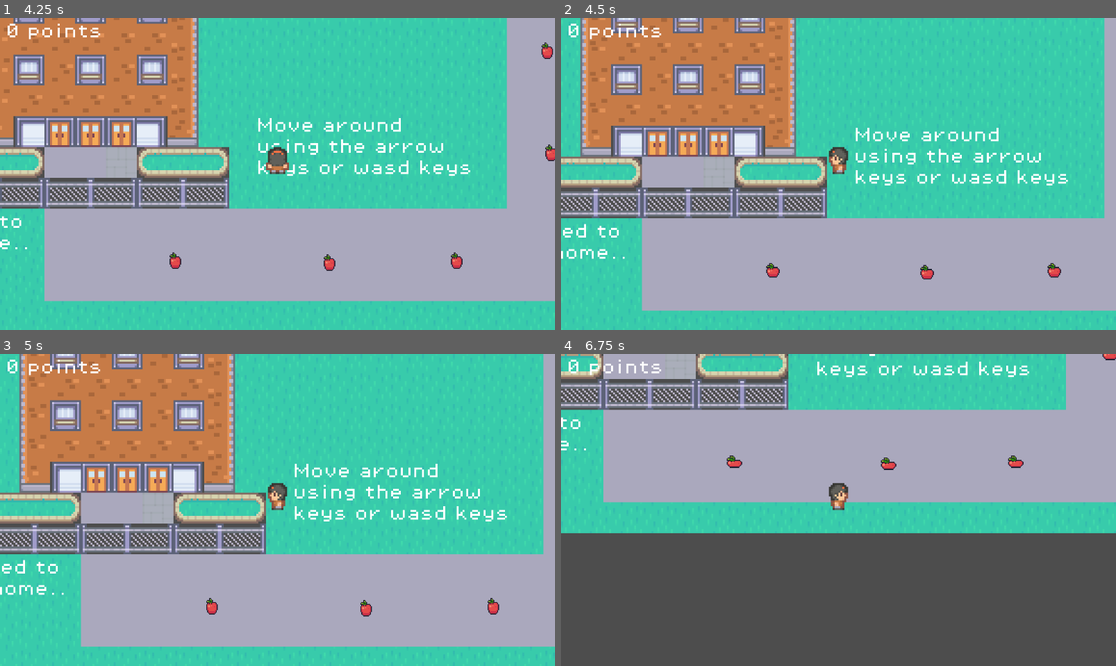
Above: before the commit, frames 1-4 (two rows, left to right).
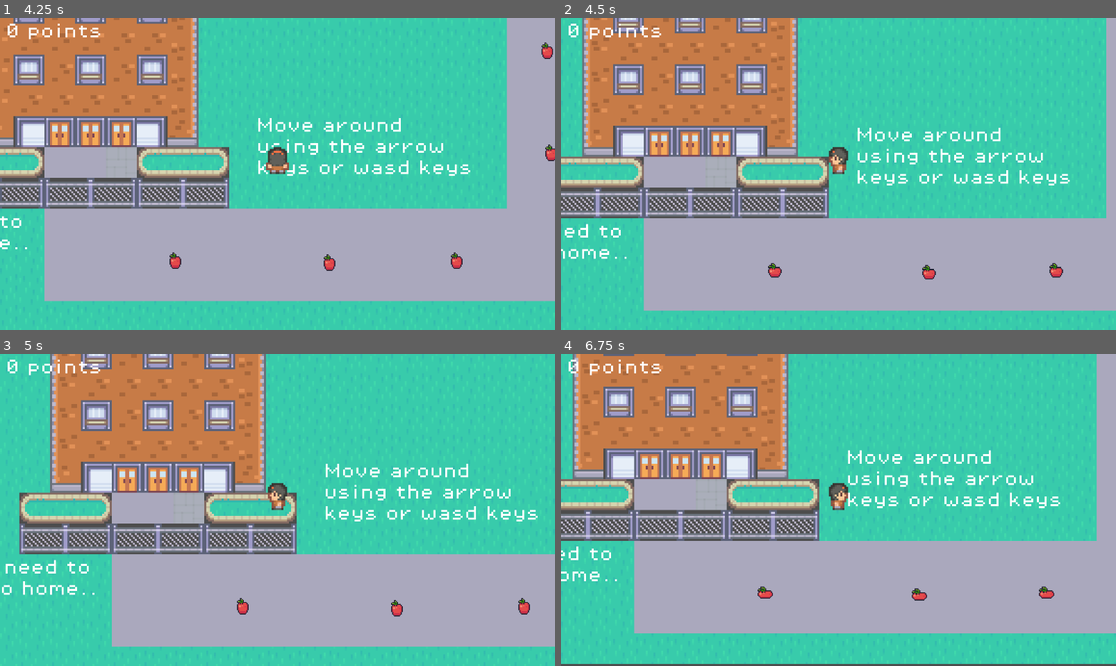
Above: after the commit, the same moments.

Repository: sapatel8/CitySafetyGame
Game: Godot game, scene res://scenes/control.tscn
Same seed, same stepped clock (60 frames per second), same inputs: the game is played once before the commit and once after it.
Inputs:
- Up to frame 1 (4.25 s): click "Start" at 0.5 s; hold D (walking_right) 1.28-2.03 s; hold S (walking_down) 2.03-2.78 s; hold D (walking_right) 2.78-3.53 s; hold W (walking_up) from 3.53 s (still down)
- Up to frame 2 (4.5 s): release W (walking_up) at 4.28 s; hold A (walking_left) from 4.28 s (still down)
- Up to frame 3 (5 s): keep holding A (walking_left)
- Up to frame 4 (6.75 s): release A (walking_left) at 5.78 s; hold S (walking_down) 5.78-6.53 s; hold D (walking_right) from 6.53 s (still down)

Frame 1 is identical in both runs. In frame 2, 8.7% of the frame differs, in the area x 0-99%, y 0-94%; in frame 3, 23%; in frame 4, 81%, in the area x 0-100%, y 0-100%.
Error before the commit: Invalid call. Nonexistent function 'bump_back' in base 'TileMapLayer'. (res://scripts/world_boundary.gd:4)

Commit message:
Revert "syncing tiles"
This reverts commit 8847a1a29c577fb2b7c130c49934ed0eb909695f.

Diff:
--- a/city-safety-game/scenes/endScreen.tscn
+++ b/city-safety-game/scenes/endScreen.tscn
@@ -34,7 +34,6 @@
 offset_bottom = 288.0
 
 [node name="Label" type="Label" parent="."]
-layout_mode = 0
 offset_left = 216.0
 offset_top = 176.0
 offset_right = 944.0
--- a/city-safety-game/scenes/level2.tscn
+++ b/city-safety-game/scenes/level2.tscn
@@ -1233,21 +1233,6 @@
 [sub_resource type="RectangleShape2D" id="RectangleShape2D_ve5ok"]
 size = Vector2(147, 52)
 
-[sub_resource type="Animation" id="Animation_ve5ok"]
-length = 0.001
-tracks/0/type = "value"
-tracks/0/imported = false
-tracks/0/enabled = true
-tracks/0/path = NodePath(".:position")
-tracks/0/interp = 1
-tracks/0/loop_wrap = true
-tracks/0/keys = {
-"times": PackedFloat32Array(0),
-"transitions": PackedFloat32Array(1),
-"update": 0,
-"values": [Vector2(123, -213)]
-}
-
 [sub_resource type="Animation" id="Animation_56gwk"]
 resource_name = "driving"
 length = 3.0
@@ -1265,13 +1250,7 @@
 "values": [Vector2(123, -213), Vector2(123, -20), Vector2(123, -20), Vector2(123, 64)]
 }
 
-[sub_resource type="AnimationLibrary" id="AnimationLibrary_cleqw"]
-_data = {
-&"RESET": SubResource("Animation_ve5ok"),
-&"driving": SubResource("Animation_56gwk")
-}
-
-[sub_resource type="Animation" id="Animation_g8vcy"]
+[sub_resource type="Animation" id="Animation_ve5ok"]
 length = 0.001
 tracks/0/type = "value"
 tracks/0/imported = false
@@ -1283,7 +1262,13 @@
 "times": PackedFloat32Array(0),
 "transitions": PackedFloat32Array(1),
 "update": 0,
-"values": [Vector2(393, -100)]
+"values": [Vector2(123, -213)]
+}
+
+[sub_resource type="AnimationLibrary" id="AnimationLibrary_cleqw"]
+_data = {
+&"RESET": SubResource("Animation_ve5ok"),
+&"driving": SubResource("Animation_56gwk")
 }
 
 [sub_resource type="Animation" id="Animation_wvb8j"]
@@ -1303,6 +1288,21 @@
 "values": [Vector2(393, -100), Vector2(300, -100), Vector2(300, -100), Vector2(150, -101), Vector2(148, -213)]
 }
 
+[sub_resource type="Animation" id="Animation_g8vcy"]
+length = 0.001
+tracks/0/type = "value"
+tracks/0/imported = false
+tracks/0/enabled = true
+tracks/0/path = NodePath(".:position")
+tracks/0/interp = 1
+tracks/0/loop_wrap = true
+tracks/0/keys = {
+"times": PackedFloat32Array(0),
+"transitions": PackedFloat32Array(1),
+"update": 0,
+"values": [Vector2(393, -100)]
+}
+
 [sub_resource type="AnimationLibrary" id="AnimationLibrary_cqal4"]
 _data = {
 &"RESET": SubResource("Animation_g8vcy"),
--- a/city-safety-game/scenes/level3.tscn
+++ b/city-safety-game/scenes/level3.tscn
@@ -10,23 +10,8 @@
 [ext_resource type="PackedScene" uid="uid://s8xoekb1nana" path="res://scenes/green_car.tscn" id="8_6qt4k"]
 [ext_resource type="PackedScene" uid="uid://bn2eqr1keuk47" path="res://scenes/red_car.tscn" id="9_fh4ka"]
 [ext_resource type="PackedScene" uid="uid://caj7l4y6i8baw" path="res://scenes/yellow_car.tscn" id="10_qewby"]
-[ext_resource type="PackedScene" path="res://scenes/world_boundary.tscn" id="11_fh4ka"]
+[ext_resource type="PackedScene" uid="uid://lis4noq0aeip" path="res://scenes/world_boundary.tscn" id="11_fh4ka"]
 [ext_resource type="PackedScene" uid="uid://d4xassdeglhd" path="res://scenes/killzone.tscn" id="12_qewby"]
-
-[sub_resource type="Animation" id="Animation_fh4ka"]
-length = 0.001
-tracks/0/type = "value"
-tracks/0/imported = false
-tracks/0/enabled = true
-tracks/0/path = NodePath(".:position")
-tracks/0/interp = 1
-tracks/0/loop_wrap = true
-tracks/0/keys = {
-"times": PackedFloat32Array(0),
-"transitions": PackedFloat32Array(1),
-"update": 0,
-"values": [Vector2(579, -260)]
-}
 
 [sub_resource type="Animation" id="Animation_6qt4k"]
 resource_name = "driving"
@@ -45,13 +30,7 @@
 "values": [Vector2(579, -260), Vector2(580, -135), Vector2(333, -133), Vector2(334, 57), Vector2(146, 57), Vector2(145, -258)]
 }
 
-[sub_resource type="AnimationLibrary" id="AnimationLibrary_qewby"]
-_data = {
-&"RESET": SubResource("Animation_fh4ka"),
-&"driving": SubResource("Animation_6qt4k")
-}
-
-[sub_resource type="Animation" id="Animation_a114e"]
+[sub_resource type="Animation" id="Animation_fh4ka"]
 length = 0.001
 tracks/0/type = "value"
 tracks/0/imported = false
@@ -63,7 +42,13 @@
 "times": PackedFloat32Array(0),
 "transitions": PackedFloat32Array(1),
 "update": 0,
-"values": [Vector2(722, 55)]
+"values": [Vector2(579, -260)]
+}
+
+[sub_resource type="AnimationLibrary" id="AnimationLibrary_qewby"]
+_data = {
+&"RESET": SubResource("Animation_fh4ka"),
+&"driving": SubResource("Animation_6qt4k")
 }
 
 [sub_resource type="Animation" id="Animation_e40mx"]
@@ -83,13 +68,7 @@
 "values": [Vector2(722, 55), Vector2(355, 54), Vector2(355, -112), Vector2(553, -113), Vector2(554, -259)]
 }
 
-[sub_resource type="AnimationLibrary" id="AnimationLibrary_y1e0c"]
-_data = {
-&"RESET": SubResource("Animation_a114e"),
-&"driving": SubResource("Animation_e40mx")
-}
-
-[sub_resource type="Animation" id="Animation_got4s"]
+[sub_resource type="Animation" id="Animation_a114e"]
 length = 0.001
 tracks/0/type = "value"
 tracks/0/imported = false
@@ -101,7 +80,13 @@
 "times": PackedFloat32Array(0),
 "transitions": PackedFloat32Array(1),
 "update": 0,
-"values": [Vector2(-100, 82)]
+"values": [Vector2(722, 55)]
+}
+
+[sub_resource type="AnimationLibrary" id="AnimationLibrary_y1e0c"]
+_data = {
+&"RESET": SubResource("Animation_a114e"),
+&"driving": SubResource("Animation_e40mx")
 }
 
 [sub_resource type="Animation" id="Animation_bradm"]
@@ -119,6 +104,21 @@
 "transitions": PackedFloat32Array(1, 1, 1, 1),
 "update": 0,
 "values": [Vector2(-100, 82), Vector2(151, 86), Vector2(152, -133), Vector2(-98, -130)]
+}
+
+[sub_resource type="Animation" id="Animation_got4s"]
+length = 0.001
+tracks/0/type = "value"
+tracks/0/imported = false
+tracks/0/enabled = true
+tracks/0/path = NodePath(".:position")
+tracks/0/interp = 1
+tracks/0/loop_wrap = true
+tracks/0/keys = {
+"times": PackedFloat32Array(0),
+"transitions": PackedFloat32Array(1),
+"update": 0,
+"values": [Vector2(-100, 82)]
 }
 
 [sub_resource type="AnimationLibrary" id="AnimationLibrary_e40mx"]
--- a/city-safety-game/scenes/level4.tscn
+++ b/city-safety-game/scenes/level4.tscn
@@ -1241,21 +1241,6 @@
 [sub_resource type="RectangleShape2D" id="RectangleShape2D_2vnbt"]
 size = Vector2(65.5, 662.5)
 
-[sub_resource type="Animation" id="Animation_ivevn"]
-length = 0.001
-tracks/0/type = "value"
-tracks/0/imported = false
-tracks/0/enabled = true
-tracks/0/path = NodePath(".:position")
-tracks/0/interp = 1
-tracks/0/loop_wrap = true
-tracks/0/keys = {
-"times": PackedFloat32Array(0),
-"transitions": PackedFloat32Array(1),
-"update": 0,
-"values": [Vector2(724, 60)]
-}
-
 [sub_resource type="Animation" id="Animation_ekyvo"]
 resource_name = "driving"
 length = 3.0
@@ -1273,13 +1258,7 @@
 "values": [Vector2(724, 60), Vector2(-81, 60)]
 }
 
-[sub_resource type="AnimationLibrary" id="AnimationLibrary_j8vkp"]
-_data = {
-&"RESET": SubResource("Animation_ivevn"),
-&"driving": SubResource("Animation_ekyvo")
-}
-
-[sub_resource type="Animation" id="Animation_cev7d"]
+[sub_resource type="Animation" id="Animation_ivevn"]
 length = 0.001
 tracks/0/type = "value"
 tracks/0/imported = false
@@ -1291,7 +1270,13 @@
 "times": PackedFloat32Array(0),
 "transitions": PackedFloat32Array(1),
 "update": 0,
-"values": [Vector2(-81, 162)]
+"values": [Vector2(724, 60)]
+}
+
+[sub_resource type="AnimationLibrary" id="AnimationLibrary_j8vkp"]
+_data = {
+&"RESET": SubResource("Animation_ivevn"),
+&"driving": SubResource("Animation_ekyvo")
 }
 
 [sub_resource type="Animation" id="Animation_oykdx"]
@@ -1311,13 +1296,7 @@
 "values": [Vector2(-81, 162), Vector2(200, 162), Vector2(200, 82), Vector2(569, 84), Vector2(569, 162), Vector2(721, 163)]
 }
 
-[sub_resource type="AnimationLibrary" id="AnimationLibrary_xtaj5"]
-_data = {
-&"RESET": SubResource("Animation_cev7d"),
-&"driving": SubResource("Animation_oykdx")
-}
-
-[sub_resource type="Animation" id="Animation_la4bi"]
+[sub_resource type="Animation" id="Animation_cev7d"]
 length = 0.001
 tracks/0/type = "value"
 tracks/0/imported = false
@@ -1329,7 +1308,13 @@
 "times": PackedFloat32Array(0),
 "transitions": PackedFloat32Array(1),
 "update": 0,
-"values": [Vector2(385, 321)]
+"values": [Vector2(-81, 162)]
+}
+
+[sub_resource type="AnimationLibrary" id="AnimationLibrary_xtaj5"]
+_data = {
+&"RESET": SubResource("Animation_cev7d"),
+&"driving": SubResource("Animation_oykdx")
 }
 
 [sub_resource type="Animation" id="Animation_m8ews"]
@@ -1349,13 +1334,7 @@
 "values": [Vector2(385, 321), Vector2(385, 306), Vector2(561, 306), Vector2(562, 136), Vector2(173, 136), Vector2(173, 321)]
 }
 
-[sub_resource type="AnimationLibrary" id="AnimationLibrary_o7eol"]
-_data = {
-&"RESET": SubResource("Animation_la4bi"),
-&"driving": SubResource("Animation_m8ews")
-}
-
-[sub_resource type="Animation" id="Animation_ih1td"]
+[sub_resource type="Animation" id="Animation_la4bi"]
 length = 0.001
 tracks/0/type = "value"
 tracks/0/imported = false
@@ -1367,7 +1346,13 @@
 "times": PackedFloat32Array(0),
 "transitions": PackedFloat32Array(1),
 "update": 0,
-"values": [Vector2(192, 321)]
+"values": [Vector2(385, 321)]
+}
+
+[sub_resource type="AnimationLibrary" id="AnimationLibrary_o7eol"]
+_data = {
+&"RESET": SubResource("Animation_la4bi"),
+&"driving": SubResource("Animation_m8ews")
 }
 
 [sub_resource type="Animation" id="Animation_bx2t0"]
@@ -1387,13 +1372,7 @@
 "values": [Vector2(192, 321), Vector2(195, -264)]
 }
 
-[sub_resource type="AnimationLibrary" id="AnimationLibrary_6cil5"]
-_data = {
-&"RESET": SubResource("Animation_ih1td"),
-&"driving": SubResource("Animation_bx2t0")
-}
-
-[sub_resource type="Animation" id="Animation_sh1tq"]
+[sub_resource type="Animation" id="Animation_ih1td"]
 length = 0.001
 tracks/0/type = "value"
 tracks/0/imported = false
@@ -1405,7 +1384,13 @@
 "times": PackedFloat32Array(0),
 "transitions": PackedFloat32Array(1),
 "update": 0,
-"values": [Vector2(118, 192)]
+"values": [Vector2(192, 321)]
+}
+
+[sub_resource type="AnimationLibrary" id="AnimationLibrary_6cil5"]
+_data = {
+&"RESET": SubResource("Animation_ih1td"),
+&"driving": SubResource("Animation_bx2t0")
 }
 
 [sub_resource type="Animation" id="Animation_x02yq"]
@@ -1425,13 +1410,7 @@
 "values": [Vector2(149, 192), Vector2(27, 192), Vector2(24, 316)]
 }
 
-[sub_resource type="AnimationLibrary" id="AnimationLibrary_xu66h"]
-_data = {
-&"RESET": SubResource("Animation_sh1tq"),
-&"walking": SubResource("Animation_x02yq")
-}
-
-[sub_resource type="Animation" id="Animation_nso2f"]
+[sub_resource type="Animation" id="Animation_sh1tq"]
 length = 0.001
 tracks/0/type = "value"
 tracks/0/imported = false
@@ -1443,7 +1422,13 @@
 "times": PackedFloat32Array(0),
 "transitions": PackedFloat32Array(1),
 "update": 0,
-"values": [Vector2(605, 251)]
+"values": [Vector2(118, 192)]
+}
+
+[sub_resource type="AnimationLibrary" id="AnimationLibrary_xu66h"]
+_data = {
+&"RESET": SubResource("Animation_sh1tq"),
+&"walking": SubResource("Animation_x02yq")
 }
 
 [sub_resource type="Animation" id="Animation_ig6gj"]
@@ -1463,6 +1448,21 @@
 "values": [Vector2(595, 251), Vector2(721, 251), Vector2(721, 192), Vector2(595, 192), Vector2(595, 251)]
 }
 
+[sub_resource type="Animation" id="Animation_nso2f"]
+length = 0.001
+tracks/0/type = "value"
+tracks/0/imported = false
+tracks/0/enabled = true
+tracks/0/path = NodePath(".:position")
+tracks/0/interp = 1
+tracks/0/loop_wrap = true
+tracks/0/keys = {
+"times": PackedFloat32Array(0),
+"transitions": PackedFloat32Array(1),
+"update": 0,
+"values": [Vector2(605, 251)]
+}
+
 [sub_resource type="AnimationLibrary" id="AnimationLibrary_sai06"]
 _data = {
 &"RESET": SubResource("Animation_nso2f"),
--- a/city-safety-game/scenes/main.tscn
+++ b/city-safety-game/scenes/main.tscn
@@ -511,7 +511,6 @@
 5:0/0 = 0
 6:0/0 = 0
 7:0/0 = 0
-7:0/0/physics_layer_0/polygon_0/points = PackedVector2Array(-8, -8, 8, -8, 8, 8, -8, 8)
 8:0/0 = 0
 9:0/0 = 0
 10:0/0 = 0
@@ -546,7 +545,6 @@
 5:1/0 = 0
 6:1/0 = 0
 7:1/0 = 0
-7:1/0/physics_layer_0/polygon_0/points = PackedVector2Array(-8, -8, 8, -8, 8, 8, -8, 8)
 8:1/0 = 0
 9:1/0 = 0
 10:1/0 = 0
@@ -577,15 +575,10 @@
 1:2/0 = 0
 2:2/0 = 0
 3:2/0 = 0
-3:2/0/physics_layer_0/polygon_0/points = PackedVector2Array(-8, -8, 8, -8, 8, 8, -8, 8)
 4:2/0 = 0
-4:2/0/physics_layer_0/polygon_0/points = PackedVector2Array(-8, -8, 8, -8, 8, 8, -8, 8)
 5:2/0 = 0
-5:2/0/physics_layer_0/polygon_0/points = PackedVector2Array(-8, -8, 8, -8, 8, 8, -8, 8)
 6:2/0 = 0
-6:2/0/physics_layer_0/polygon_0/points = PackedVector2Array(-8, -8, 8, -8, 8, 8, -8, 8)
 7:2/0 = 0
-7:2/0/physics_layer_0/polygon_0/points = PackedVector2Array(-8, -8, 8, -8, 8, 8, -8, 8)
 8:2/0 = 0
 9:2/0 = 0
 10:2/0 = 0
@@ -613,37 +606,21 @@
 25:2/0 = 0
 26:2/0 = 0
 0:3/0 = 0
-0:3/0/physics_layer_0/polygon_0/points = PackedVector2Array(-8, -8, 8, -8, 8, 8, -8, 8)
 1:3/0 = 0
-1:3/0/physics_layer_0/polygon_0/points = PackedVector2Array(-8, -8, 8, -8, 8, 8, -8, 8)
 2:3/0 = 0
-2:3/0/physics_layer_0/polygon_0/points = PackedVector2Array(-8, -8, 8, -8, 8, 8, -8, 8)
 3:3/0 = 0
-3:3/0/physics_layer_0/polygon_0/points = PackedVector2Array(-8, -8, 8, -8, 8, 8, -8, 8)
 4:3/0 = 0
-4:3/0/physics_layer_0/polygon_0/points = PackedVector2Array(-8, -8, 8, -8, 8, 8, -8, 8)
 5:3/0 = 0
-5:3/0/physics_layer_0/polygon_0/points = PackedVector2Array(-8, -8, 8, -8, 8, 8, -8, 8)
 6:3/0 = 0
-6:3/0/physics_layer_0/polygon_0/points = PackedVector2Array(-8, -8, 8, -8, 8, 8, -8, 8)
 7:3/0 = 0
-7:3/0/physics_layer_0/polygon_0/points = PackedVector2Array(-8, -8, 8, -8, 8, 8, -8, 8)
 8:3/0 = 0
-8:3/0/physics_layer_0/polygon_0/points = PackedVector2Array(-8, -8, 8, -8, 8, 8, -8, 8)
 9:3/0 = 0
-9:3/0/physics_layer_0/polygon_0/points = PackedVector2Array(-8, -8, 8, -8, 8, 8, -8, 8)
 10:3/0 = 0
-10:3/0/physics_layer_0/polygon_0/points = PackedVector2Array(-8, -8, 8, -8, 8, 8, -8, 8)
 11:3/0 = 0
-11:3/0/physics_layer_0/polygon_0/points = PackedVector2Array(-8, -8, 8, -8, 8, 8, -8, 8)
 12:3/0 = 0
-12:3/0/physics_layer_0/polygon_0/points = PackedVector2Array(-8, -8, 8, -8, 8, 8, -8, 8)
 13:3/0 = 0
-13:3/0/physics_layer_0/polygon_0/points = PackedVector2Array(-8, -8, 8, -8, 8, 8, -8, 8)
 14:3/0 = 0
-14:3/0/physics_layer_0/polygon_0/points = PackedVector2Array(-8, -8, 8, -8, 8, 8, -8, 8)
 15:3/0 = 0
-15:3/0/physics_layer_0/polygon_0/points = PackedVector2Array(-8, -8, 8, -8, 8, 8, -8, 8)
 16:3/0 = 0
 16:3/0/physics_layer_0/polygon_0/points = PackedVector2Array(-8, -8, 8, -8, 8, 8, -8, 8)
 17:3/0 = 0
@@ -663,37 +640,21 @@
 25:3/0 = 0
 26:3/0 = 0
 0:4/0 = 0
-0:4/0/physics_layer_0/polygon_0/points = PackedVector2Array(-8, -8, 8, -8, 8, 8, -8, 8)
 1:4/0 = 0
-1:4/0/physics_layer_0/polygon_0/points = PackedVector2Array(-8, -8, 8, -8, 8, 8, -8, 8)
 2:4/0 = 0
-2:4/0/physics_layer_0/polygon_0/points = PackedVector2Array(-8, -8, 8, -8, 8, 8, -8, 8)
 3:4/0 = 0
-3:4/0/physics_layer_0/polygon_0/points = PackedVector2Array(-8, -8, 8, -8, 8, 8, -8, 8)
 4:4/0 = 0
-4:4/0/physics_layer_0/polygon_0/points = PackedVector2Array(-8, -8, 8, -8, 8, 8, -8, 8)
 5:4/0 = 0
-5:4/0/physics_layer_0/polygon_0/points = PackedVector2Array(-8, -8, 8, -8, 8, 8, -8, 8)
 6:4/0 = 0
-6:4/0/physics_layer_0/polygon_0/points = PackedVector2Array(-8, -8, 8, -8, 8, 8, -8, 8)
 7:4/0 = 0
-7:4/0/physics_layer_0/polygon_0/points = PackedVector2Array(-8, -8, 8, -8, 8, 8, -8, 8)
 8:4/0 = 0
-8:4/0/physics_layer_0/polygon_0/points = PackedVector2Array(-8, -8, 8, -8, 8, 8, -8, 8)
 9:4/0 = 0
-9:4/0/physics_layer_0/polygon_0/points = PackedVector2Array(-8, -8, 8, -8, 8, 8, -8, 8)
 10:4/0 = 0
-10:4/0/physics_layer_0/polygon_0/points = PackedVector2Array(-8, -8, 8, -8, 8, 8, -8, 8)
 11:4/0 = 0
-11:4/0/physics_layer_0/polygon_0/points = PackedVector2Array(-8, -8, 8, -8, 8, 8, -8, 8)
 12:4/0 = 0
-12:4/0/physics_layer_0/polygon_0/points = PackedVector2Array(-8, -8, 8, -8, 8, 8, -8, 8)
 13:4/0 = 0
-13:4/0/physics_layer_0/polygon_0/points = PackedVector2Array(-8, -8, 8, -8, 8, 8, -8, 8)
 14:4/0 = 0
-14:4/0/physics_layer_0/polygon_0/points = PackedVector2Array(-8, -8, 8, -8, 8, 8, -8, 8)
 15:4/0 = 0
-15:4/0/physics_layer_0/polygon_0/points = PackedVector2Array(-8, -8, 8, -8, 8, 8, -8, 8)
 16:4/0 = 0
 16:4/0/physics_layer_0/polygon_0/points = PackedVector2Array(-8, -8, 8, -8, 8, 8, -8, 8)
 17:4/0 = 0
@@ -713,37 +674,21 @@
 25:4/0 = 0
 26:4/0 = 0
 0:5/0 = 0
-0:5/0/physics_layer_0/polygon_0/points = PackedVector2Array(-8, -8, 8, -8, 8, 8, -8, 8)
 1:5/0 = 0
-1:5/0/physics_layer_0/polygon_0/points = PackedVector2Array(-8, -8, 8, -8, 8, 8, -8, 8)
 2:5/0 = 0
-2:5/0/physics_layer_0/polygon_0/points = PackedVector2Array(-8, -8, 8, -8, 8, 8, -8, 8)
 3:5/0 = 0
-3:5/0/physics_layer_0/polygon_0/points = PackedVector2Array(-8, -8, 8, -8, 8, 8, -8, 8)
 4:5/0 = 0
-4:5/0/physics_layer_0/polygon_0/points = PackedVector2Array(-8, -8, 8, -8, 8, 8, -8, 8)
 5:5/0 = 0
-5:5/0/physics_layer_0/polygon_0/points = PackedVector2Array(-8, -8, 8, -8, 8, 8, -8, 8)
 6:5/0 = 0
-6:5/0/physics_layer_0/polygon_0/points = PackedVector2Array(-8, -8, 8, -8, 8, 8, -8, 8)
 7:5/0 = 0
-7:5/0/physics_layer_0/polygon_0/points = PackedVector2Array(-8, -8, 8, -8, 8, 8, -8, 8)
 8:5/0 = 0
-8:5/0/physics_layer_0/polygon_0/points = PackedVector2Array(-8, -8, 8, -8, 8, 8, -8, 8)
 9:5/0 = 0
-9:5/0/physics_layer_0/polygon_0/points = PackedVector2Array(-8, -8, 8, -8, 8, 8, -8, 8)
 10:5/0 = 0
-10:5/0/physics_layer_0/polygon_0/points = PackedVector2Array(-8, -8, 8, -8, 8, 8, -8, 8)
 11:5/0 = 0
-11:5/0/physics_layer_0/polygon_0/points = PackedVector2Array(-8, -8, 8, -8, 8, 8, -8, 8)
 12:5/0 = 0
-12:5/0/physics_layer_0/polygon_0/points = PackedVector2Array(-8, -8, 8, -8, 8, 8, -8, 8)
 13:5/0 = 0
-13:5/0/physics_layer_0/polygon_0/points = PackedVector2Array(-8, -8, 8, -8, 8, 8, -8, 8)
 14:5/0 = 0
-14:5/0/physics_layer_0/polygon_0/points = PackedVector2Array(-8, -8, 8, -8, 8, 8, -8, 8)
 15:5/0 = 0
-15:5/0/physics_layer_0/polygon_0/points = PackedVector2Array(-8, -8, 8, -8, 8, 8, -8, 8)
 16:5/0 = 0
 16:5/0/physics_layer_0/polygon_0/points = PackedVector2Array(-8, -8, 8, -8, 8, 8, -8, 8)
 17:5/0 = 0
Not shown: 1 places in city-safety-game/scenes/endScreen.tscn that only renumber resources
Not shown: 1 places in city-safety-game/scenes/level1.tscn that only renumber resources
Not shown: 2 places in city-safety-game/scenes/level2.tscn that only renumber resources
Not shown: 1 places in city-safety-game/scenes/level3.tscn that only renumber resources
Not shown: 2 places in city-safety-game/scenes/level4.tscn that only renumber resources
Not shown: 1 places in city-safety-game/scenes/level5.tscn that only renumber resources
Not shown: 1 places in city-safety-game/scenes/main.tscn that only renumber resources
